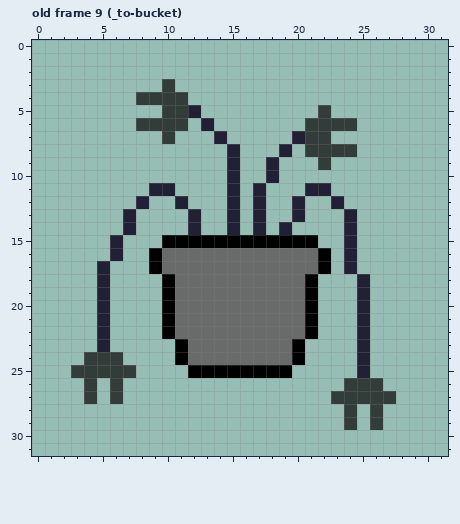
File history of a pixel-art file, src/pluggs/assets/pluggs32.aseprite. The first picture shows the starting point.
32x32 pixels, 23 frames. Shown: old frame 9 (_to-bucket). The commit also changed other frames, which this record leaves out.
After the commit:
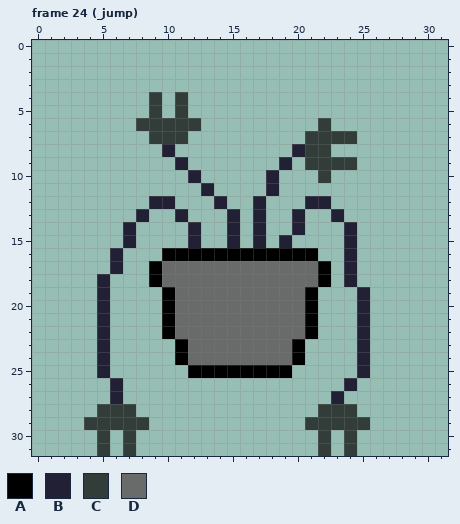
Palette (. is transparent): A #000000  B #222034  C #323c39  D #696a6a
A new or re-ordered frame is compared with the old frame closest to it.
Author's note on the commit: feat: pluggs jump/fall animations
From old to new:
frames 23 -> 30
Frame 24 (_jump) is new; against old frame 9 (_to-bucket):
Colour A now appears in row 18 at x 9 and 22.
The author changed colour D to colour A in row 16 at x 10 to 21.
Colour B now appears in row 8 at x 10 and 20; in row 9 at x 11 and 19; in row 10 at x 12; in row 11 at x 13 and 18; in row 12 at x 9 to 10, 14 and 21 to 22; in row 13 at x 8, 11 and 23.
Colour B now appears in row 14 at x 20; in row 15 at x 7; in row 17 at x 6; in row 18 at x 24.
The author changed colour A to colour B in row 15 at x 12, 15, 17 and 19.
The author changed colour C to colour B in rows 24 to 25 at x 5; in row 26 at x 6 and 24; in row 27 at x 6 and 23.
Colour C now appears in row 5 at x 9; in row 6 at x 12; in row 7 at x 9, 11 and 23 to 24; in row 9 at x 21 and 23 to 24; in row 10 at x 22; in row 28 at x 5 to 7 and 22 to 23.
Colour C now appears in row 29 at x 4 to 8, 21 to 23 and 25; in rows 30 to 31 at x 5, 7, 22 and 24.
The author changed colour A to colour D in row 18 at x 10 and 21.
Colour A is removed in row 15 at x 10 to 11, 13 to 14, 16, 18 and 20 to 21; in row 16 at x 9 and 22.
Colour B is removed in row 5 at x 12; in row 6 at x 13; in row 7 at x 14 and 20; in row 8 at x 15 and 19; in row 9 at x 15 and 18; in row 10 at x 15.
Colour B is removed in row 11 at x 9 to 10, 15, 17 and 21 to 22; in row 12 at x 8, 11, 15, 20 and 23; in row 13 at x 7, 12 and 24; in row 14 at x 19; in row 15 at x 6; in row 17 at x 5.
Colour B is removed in row 18 at x 25.
Colour C is removed in row 3 at x 10; in row 4 at x 8 and 10; in row 5 at x 10 and 22; in row 6 at x 21 and 23 to 24; in row 8 at x 23 to 24; in row 24 at x 4 and 6.
Colour C is removed in row 25 at x 3 to 4 and 6 to 7; in row 26 at x 4 and 25 to 26; in row 27 at x 4 and 24 to 27; in rows 28 to 29 at x 26.
Changed places in both pictures, as pixel boxes (x1, y1, x2, y2):
changed: (97, 79, 370, 287)
changed: (71, 352, 149, 456)
changed: (305, 378, 396, 456)
